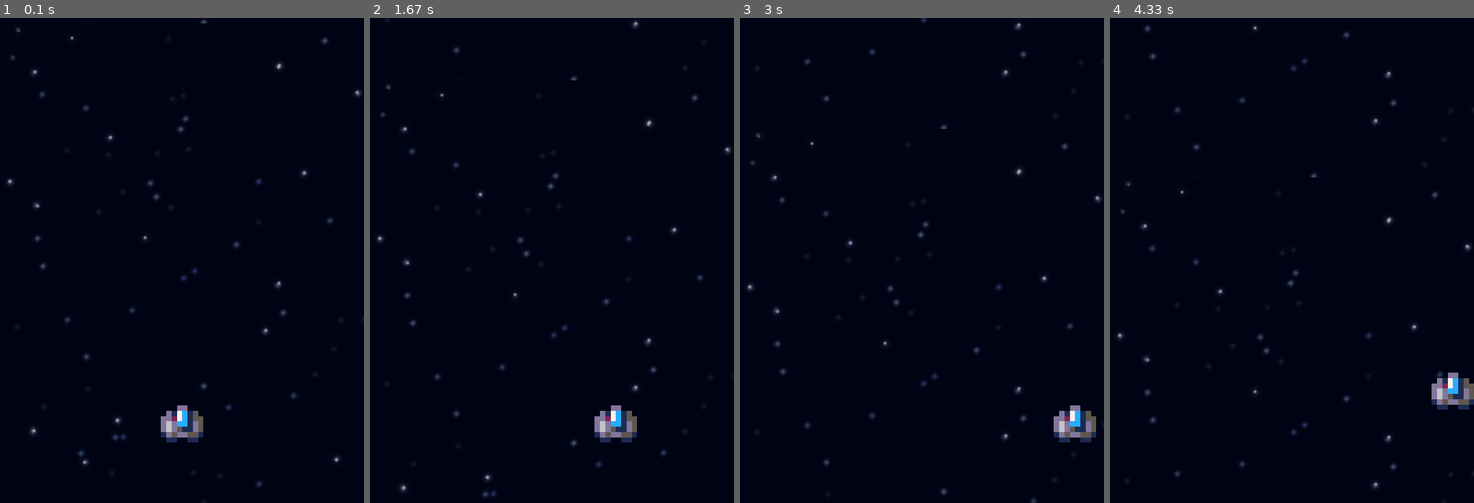
Above: before the commit, frames 1-4 (left to right).
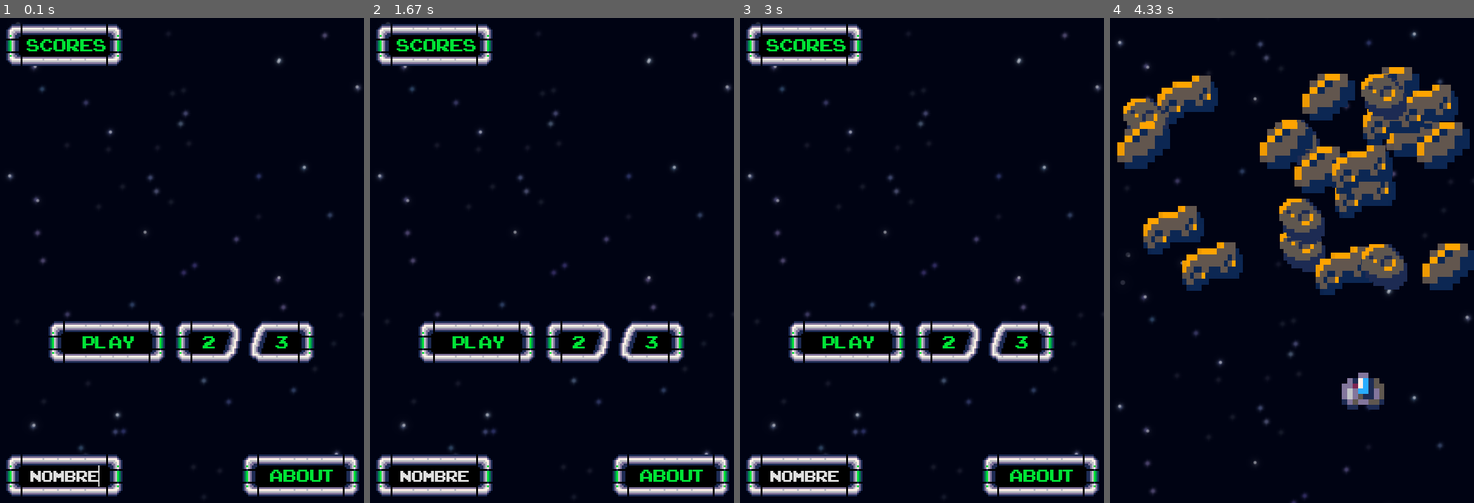
Above: after the commit, the same moments.

Repository: Adriel23456/Proyecto2-Taller-Adriel-Daniel
Game: pygame game, started from STAR LIGHT RUNNER/STAR LIGHT RUNNER.py
Same seed, same stepped clock (60 frames per second), same inputs: the game is played once before the commit and once after it.
Inputs (mouse positions are in pixels of both pictures, inside the frame that each line leads up to):
- Up to frame 1 (0.1 s): no input
- Up to frame 2 (1.67 s): click (475, 342) at 0.38 s, where only the run after the commit has a clickable "play"; hold Esc 0.67-1.13 s; hold Right 0.67-1.13 s; move the mouse to (537, 279) at 0.7 s; click (650, 342) at 1.27 s, where only the run after the commit has a clickable "3"; hold Esc from 1.55 s (still down); hold Right from 1.55 s (still down); move the mouse to (464, 265) at 1.58 s
- Up to frame 3 (3 s): release Esc at 2.02 s; release Right at 2.02 s; click (947, 342) at 2.15 s, where only the run after the commit has a clickable "2"; hold Esc 2.43-2.9 s; hold Right 2.43-2.9 s; move the mouse to (809, 376) at 2.47 s
- Up to frame 4 (4.33 s): click (1215, 342) at 3.03 s, where only the run after the commit has a clickable "play"; hold Right 3.32-3.78 s; move the mouse to (1335, 304) at 3.35 s; hold Up 3.87-4.17 s; hold Right from 4.2 s (still down)

The runs differ from the first frame. In frame 1, 11% of the frame differs, in the area x 1-100%, y 0-99%; in frame 2, 11%; in frame 3, 11%; in frame 4, 21%, in the area x 1-100%, y 1-100%.

Commit message:
Menú inicial y gameplay

Diff:
--- a/STAR LIGHT RUNNER/STAR LIGHT RUNNER.py
+++ b/STAR LIGHT RUNNER/STAR LIGHT RUNNER.py
@@ -24,10 +24,52 @@
 
 # Definir imágenes
 background = pygame.image.load(os.path.join(carpeta_fondos, 'Background.png'))
-
+button_img1 = pygame.image.load(os.path.join(carpeta_botones, 'Boton1.png'))
+button_img1 = pygame.transform.scale(button_img1, (600, 113))
+button_img2 = pygame.image.load(os.path.join(carpeta_botones, 'Boton2.png'))
+button_img2 = pygame.transform.scale(button_img2, (192, 69))
+
+button_img3 = pygame.image.load(os.path.join(carpeta_botones, 'Boton3.png'))
+button_img3 = pygame.transform.scale(button_img3, (192, 69))
+
+button_img4 = pygame.image.load(os.path.join(carpeta_botones, 'Boton4.png'))
+button_img4 = pygame.transform.scale(button_img4, (108, 69))
+
+button_img5 = pygame.image.load(os.path.join(carpeta_botones, 'Boton5.png'))
+button_img5 = pygame.transform.scale(button_img5, (108, 69))
+
+button_img6 = pygame.image.load(os.path.join(carpeta_botones, 'Boton6.png'))
+button_img6 = pygame.transform.scale(button_img6, (108, 69))
+
+button_img7 = pygame.image.load(os.path.join(carpeta_botones, 'Boton7.png'))
+button_img7 = pygame.transform.scale(button_img7, (108, 69))
 
 # Definir sonidos
 PLAYING_GAMEPLAY_MUSIC = pygame.mixer.Sound(os.path.join(carpeta_musica, 'Pantalla-de-Juego.mp3'))
+HIT_SOUND = pygame.mixer.Sound(os.path.join(carpeta_sonidos, 'Hit.wav'))
+CLICK_SOUND = pygame.mixer.Sound(os.path.join(carpeta_sonidos, 'Click.wav'))
+
+def draw_text(surface, text, size, x, y):
+    font = pygame.font.Font(os.path.join(carpeta_font, 'ARCADECLASSIC.TTF'), size)
+    text_surface = font.render(text, True, (0,228,54))
+    text_rect = text_surface.get_rect()
+    text_rect.midtop = (x, y)
+    surface.blit(text_surface, text_rect)
+
+def update_background():
+    y_relativa =  pantallas.y % background.get_rect().width
+    ventana.blit(background,(0,y_relativa - background.get_rect().width))
+    if (y_relativa < H):
+        ventana.blit(background,(0,y_relativa))
+    pantallas.y = pantallas.y + 20
+
+def colisiones():
+    colision = pygame.sprite.spritecollide(jugador,Enemigos, True)
+    if colision:
+        HIT_SOUND.play()
+        HIT_SOUND.set_volume(0.2)
+        jugador.vida -= 1
+        #puntuacion -= 1
 
 class jugador(pygame.sprite.Sprite):
     def __init__(self):
@@ -62,30 +104,293 @@
             self.rect.y = 104
         elif self.rect.y >= 730:
             self.rect.y = 730
-
-
-running = True
+        # Verificación de la vida del jugador
+        if self.vida <= 0:
+            pantallas.pantalla = "Pantalla_de_inicio"
+            pantallas.nueva_pantalla = True
+            self.rect.center = (300, 700)
+            self.vida = 3
+            Enemigos.empty()
+
+class enemigos(pygame.sprite.Sprite):
+    def __init__(self):
+        super().__init__()
+        num1 = random.randrange(3)
+        if num1 == 0:
+            self.image = pygame.transform.scale(pygame.image.load(os.path.join(carpeta_personajes,'Meteor.png')), (100, 100))
+        elif num1 == 1:
+            self.image = pygame.transform.scale(pygame.image.load(os.path.join(carpeta_personajes,'Meteor2.png')), (100, 100))
+        else:
+            self.image = pygame.transform.scale(pygame.image.load(os.path.join(carpeta_personajes,'Meteor3.png')), (100, 100))
+        self.rect = self.image.get_rect()
+        self.rect.x = random.randrange(W - self.rect.width)
+        self.rect.y = 0
+        self.velocidad_x = random.randrange(-4,4)
+        self.velocidad_y = random.randrange(1,4)
+
+    def update(self):
+        self.rect.x += self.velocidad_x
+        self.rect.y += self.velocidad_y
+        # Limites de movimiento en la ventana
+        if self.rect.x <= 0:
+            self.velocidad_x = random.randrange(1,4)
+            self.velocidad_y = random.randrange(-4,4)
+        elif self.rect.x >= 510:
+            self.velocidad_x = random.randrange(-4,-1)
+            self.velocidad_y = random.randrange(-4,4)
+        if self.rect.y <= 0:
+            self.velocidad_x = random.randrange(-4,4)
+            self.velocidad_y = random.randrange(1,4)
+        elif self.rect.y >= 710:
+            self.velocidad_x = random.randrange(-4,4)
+            self.velocidad_y = random.randrange(-4,-1)
+
+class pantallas():
+    def __init__(self):
+        self.pantalla = "Pantalla_de_inicio"
+        self.running = True
+        # Click
+        self.click = False
+        # Nombre del jugador
+        self.text_input = pygame_textinput.TextInput()
+        self.nombre_jugador = ""
+        # Puntaje
+        self.score = 0
+        # Variable para el tiempo inicial
+        self.tiempo_inicial = 0
+        # Variable para saber si la función que llama el nivel se hace por primera vez
+        self.nueva_pantalla = True
+        # Variable para saber si hay un nuevo puntaje
+        self.new_highscore = False
+        # Variable para el movimiento del fondo
+        self.y = 0
+
+    def cambio_pantalla(self):
+        if self.pantalla == "Pantalla_de_inicio":
+            self.Pantalla_de_inicio()
+        elif self.pantalla == "Pantalla_1":
+            if self.nueva_pantalla:
+                self.tiempo_inicial = pygame.time.get_ticks()
+                self.nueva_pantalla = False
+                for x in range(4):
+                    meteoritos = enemigos()
+                    Enemigos.add(meteoritos)
+            self.Pantalla_1()
+        elif self.pantalla == "Pantalla_2":
+            if self.nueva_pantalla:
+                self.tiempo_inicial = pygame.time.get_ticks()
+                self.nueva_pantalla = False
+                for x in range(6):
+                    meteoritos = enemigos()
+                    Enemigos.add(meteoritos)
+            self.Pantalla_2()
+        elif self.pantalla == "Pantalla_3":
+            if self.nueva_pantalla:
+                self.tiempo_inicial = pygame.time.get_ticks()
+                self.nueva_pantalla = False
+                for x in range(8):
+                    meteoritos = enemigos()
+                    Enemigos.add(meteoritos)
+            self.Pantalla_3()
+        elif self.pantalla == "about":
+            self.about()
+        elif self.pantalla == "high_scores":
+            self.high_scores()
+
+    def Pantalla_de_inicio(self):
+        events = pygame.event.get()
+        for event in events:
+            # Cerrar ventana
+            if event.type == pygame.QUIT:
+                self.running = False
+            if event.type == pygame.MOUSEBUTTONDOWN:
+                if event.button == 1:
+                    self.click = True
+        mouse = pygame.mouse.get_pos()
+        # Animación de botones y clicks
+        button_1 = pygame.Rect(80, 500, 192, 69)
+        button_2 = pygame.Rect(400, 720, 192, 69)
+        button_3 = pygame.Rect(10, 10, 192, 69)
+        button_4 = pygame.Rect(290, 500, 108, 69)
+        button_5 = pygame.Rect(410, 500, 108, 69)
+        button_list = [button_1, button_2, button_3, button_4, button_5]
+
+        button_ = button_img2
+        button1 = button_img2
+        button2 = button_img2
+        button3 = button_img2
+        button4 = button_img4
+        button5 = button_img5
+
+        for button in button_list:
+            if button.collidepoint(mouse):
+                if button == button_1:
+                    button1 = button_img3
+                elif button == button_2:
+                    button2 = button_img3
+                elif button == button_3:
+                    button3 = button_img3
+                elif button == button_4:
+                    button4 = button_img6
+                elif button == button_5:
+                    button5 = button_img7
+
+                if self.click:
+                    if button == button_1:
+                        CLICK_SOUND.play()
+                        CLICK_SOUND.set_volume(0.2)
+                        self.pantalla = "Pantalla_1"
+                    elif button == button_2:
+                        CLICK_SOUND.play()
+                        CLICK_SOUND.set_volume(0.2)
+                        self.pantalla = "about"
+                    elif button == button_3:
+                        CLICK_SOUND.play()
+                        CLICK_SOUND.set_volume(0.2)
+                        self.pantalla = "high_scores"
+                    elif button == button_4:
+                        CLICK_SOUND.play()
+                        CLICK_SOUND.set_volume(0.2)
+                        self.pantalla = "Pantalla_2"
+                    elif button == button_5:
+                        CLICK_SOUND.play()
+                        CLICK_SOUND.set_volume(0.2)
+                        self.pantalla = "Pantalla_3"
+
+
+        self.click = False
+        # Fondo
+        ventana.blit(background, (0, 0))
+        # Botones
+        ventana.blit(button_, (10, 720))
+        ventana.blit(button1, (80, 500))
+        ventana.blit(button2, (400, 720))
+        ventana.blit(button3, (10, 10))
+        ventana.blit(button4, (290, 500))
+        ventana.blit(button5, (410, 500))
+        # Texto
+        draw_text(ventana, "play", 40, 180, 515)
+        draw_text(ventana, "2", 40, 345, 515)
+        draw_text(ventana, "3", 40, 465, 515)
+        draw_text(ventana, "about", 40, 500, 735)
+        draw_text(ventana, "scores", 40, 110, 25)
+        # Input nombre del jugador
+        self.text_input.update(events)
+        # Blit its surface onto the screen
+        ventana.blit(self.text_input.get_surface(), (50, 738))
+        self.nombre_jugador = self.text_input.get_text()
+
+    def about(self):
+        for event in pygame.event.get():
+            # Cerrar ventana
+            if event.type == pygame.QUIT:
+                self.running = False
+            elif event.type == pygame.KEYDOWN:
+                # Regreso al menú principal
+                if event.key == pygame.K_ESCAPE:
+                    self.pantalla = "Pantalla_de_inicio"
+        ventana.blit(background, (0, 0))
+        draw_text(ventana, "ABOUT", 60, 300, 50)
+        draw_text(ventana, "Costa   Rica", 40, 300, 200)
+        draw_text(ventana, "Instituto   Tecnologico   de   Costa   Rica", 20, 300, 250)
+        draw_text(ventana, "Ingenieria   en   computadores", 20, 300, 300)
+        draw_text(ventana, "Introduccion   a   la   programacion", 20, 300, 350)
+        draw_text(ventana, "2021", 20, 300, 400)
+        draw_text(ventana, "GR   3", 20, 300, 450)
+        draw_text(ventana, "Profesor   Leonardo   Araya   Martinez", 20, 300, 500)
+        draw_text(ventana, "Daniel   Cob   Beirute", 20, 300, 550)
+        draw_text(ventana, "Pygame   text   input         Silas Gyger", 20, 300, 600)
+        draw_text(ventana, "Usa   las   teclas   WASD   para   moverte", 20, 300, 650)
+        draw_text(ventana, "La   tecla   de   espacio   para   disparar", 20, 300, 670)
+        draw_text(ventana, "Presiona   la   tecla   de   ESC   en   cualquier   momento", 20, 300, 700)
+        draw_text(ventana, "para   volver   al   menu   principal", 20, 300, 720)
+
+    def high_scores(self):
+        for event in pygame.event.get():
+            # Cerrar ventana
+            if event.type == pygame.QUIT:
+                self.running = False
+            elif event.type == pygame.KEYDOWN:
+                # Regreso al menú principal
+                if event.key == pygame.K_ESCAPE:
+                    self.pantalla = "Pantalla_de_inicio"
+                    self.new_highscore = False
+        ventana.blit(background, (0, 0))
+        draw_text(ventana, "High   Scores", 60, 300, 50)
+        with open(r"Proyecto Final/high_scores.txt", "r") as high_scores:
+            lista = high_scores.readlines()
+            draw_text(ventana, "1         {}   {}".format(lista[0].rstrip(), lista[1].rstrip()), 60, 300, 150)
+            draw_text(ventana, "2         {}   {}".format(lista[2].rstrip(), lista[3].rstrip()), 60, 300, 200)
+            draw_text(ventana, "3         {}   {}".format(lista[4].rstrip(), lista[5].rstrip()), 60, 300, 250)
+            draw_text(ventana, "4         {}   {}".format(lista[6].rstrip(), lista[7].rstrip()), 60, 300, 300)
+            draw_text(ventana, "5         {}   {}".format(lista[8].rstrip(), lista[9].rstrip()), 60, 300, 350)
+
+        if self.new_highscore == True:
+            draw_text(ventana, "New   High   Score!", 60, 300, 550)
+
+    def Pantalla_1(self):
+        for event in pygame.event.get():
+                # Cerrar ventana
+                if event.type == pygame.QUIT:
+                    self.running = False
+                elif event.type == pygame.KEYDOWN:
+                    # Regreso al menú principal
+                    if event.key == pygame.K_ESCAPE:
+                        self.pantalla = "Pantalla_de_inicio"
+                        pantallas.nueva_pantalla = True
+        all_sprites.update()
+        Enemigos.update()
+        update_background()
+        colisiones()
+        all_sprites.draw(ventana)
+        Enemigos.draw(ventana)
+
+    def Pantalla_2(self):
+        for event in pygame.event.get():
+                # Cerrar ventana
+                if event.type == pygame.QUIT:
+                    self.running = False
+                elif event.type == pygame.KEYDOWN:
+                    # Regreso al menú principal
+                    if event.key == pygame.K_ESCAPE:
+                        self.pantalla = "Pantalla_de_inicio"
+                        pantallas.nueva_pantalla = True
+        all_sprites.update()
+        Enemigos.update()
+        update_background()
+        colisiones()
+        all_sprites.draw(ventana)
+        Enemigos.draw(ventana)
+
+    def Pantalla_3(self):
+        for event in pygame.event.get():
+                # Cerrar ventana
+                if event.type == pygame.QUIT:
+                    self.running = False
+                elif event.type == pygame.KEYDOWN:
+                    # Regreso al menú principal
+                    if event.key == pygame.K_ESCAPE:
+                        self.pantalla = "Pantalla_de_inicio"
+                        pantallas.nueva_pantalla = True
+        all_sprites.update()
+        Enemigos.update()
+        update_background()
+        colisiones()
+        all_sprites.draw(ventana)
+        Enemigos.draw(ventana)
+
+# función para elección de pantallas
+pantallas = pantallas()
 
 jugador = jugador()
 all_sprites = pygame.sprite.Group(jugador)
 
+Enemigos = pygame.sprite.Group()
+
+
 PLAYING_GAMEPLAY_MUSIC.play(-1)
 PLAYING_GAMEPLAY_MUSIC.set_volume(0.2)
 
-y = 0
-
-while running:
-    for event in pygame.event.get():
-                # Cerrar ventana
-                if event.type == pygame.QUIT:
-                    running = False
-    all_sprites.update()
-
-    y_relativa =  y % background.get_rect().width
-    ventana.blit(background,(0,y_relativa - background.get_rect().width))
-    if (y_relativa < H):
-        ventana.blit(background,(0,y_relativa))
-    y = y + 1
-
-    all_sprites.draw(ventana)
+while pantallas.running:
+    pantallas.cambio_pantalla()
     pygame.display.update()
--- a/STAR LIGHT RUNNER/pygame_textinput.py
+++ b/STAR LIGHT RUNNER/pygame_textinput.py
@@ -11,6 +11,10 @@
 
 pygame.font.init()
 
+carpeta_juego = os.path.dirname(__file__)
+carpeta_assets = os.path.join(carpeta_juego, "Assets")
+carpeta_font = os.path.join(carpeta_assets, "Font")
+font = os.path.join(carpeta_font, 'ARCADECLASSIC.TTF')
 
 class TextInput:
     """
@@ -21,7 +25,7 @@
     def __init__(
             self,
             initial_string="Nombre",
-            font_family="Proyecto Final\Assets\Font\ARCADECLASSIC.TTF",
+            font_family=font,
             font_size=35,
             antialias=True,
             text_color=(225, 225, 225),
Binary file added: STAR LIGHT RUNNER/Assets/Botones/Boton6.png
Binary file added: STAR LIGHT RUNNER/Assets/Botones/Boton7.png
